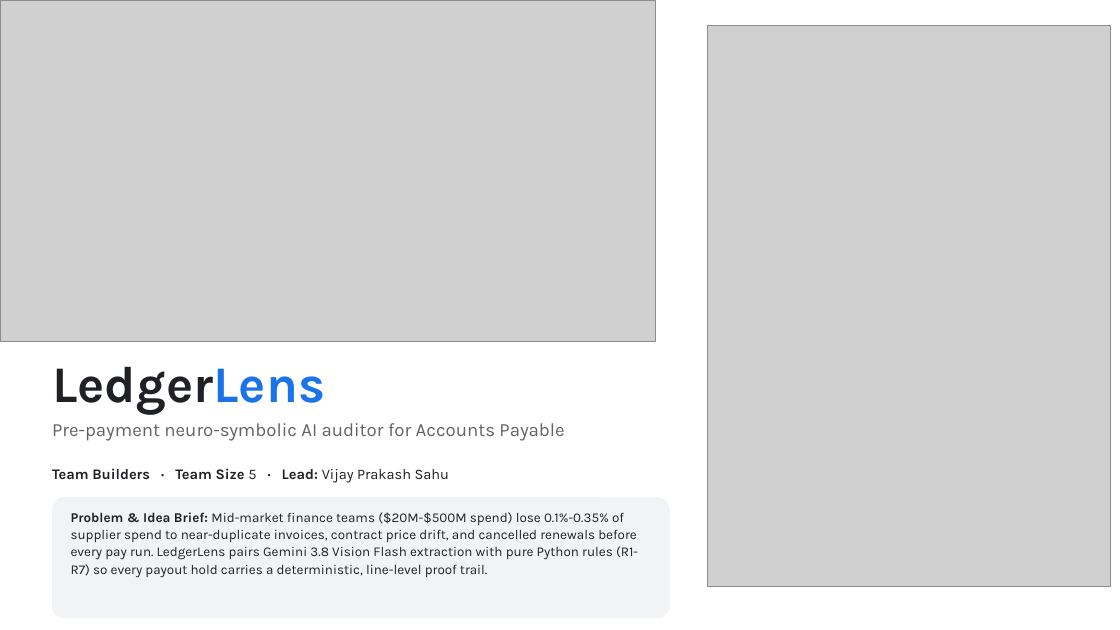
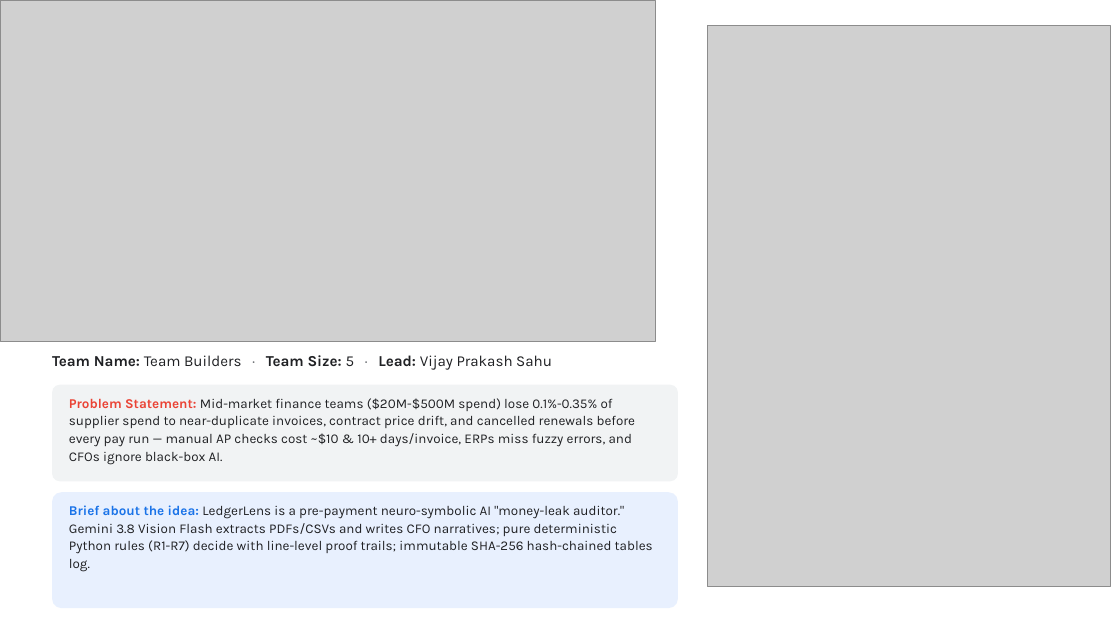
Before and after one commit to naughtynova69/LedgerLens-project, a slide deck: slide 1 of docs/presentation/LedgerLens_Startup_Buildathon_Submission.pptx. Drawn at 1120x630 pixels with LibreOffice and Linux fonts; fonts in the diff are those of the drawing; grey boxes stand for pictures. Boxes give left, top, right and bottom in pixels: in the first picture for what was removed or moved away, otherwise in the second. Text is boxed around its words. In the diff, an @@ line names an element or a change of style, - is before the commit and + after.

Commit message:
docs(presentation): align PPTX strictly to 12-slide Buildathon Prototype Submission template

```diff
--- a/docs/presentation/LedgerLens_Startup_Buildathon_Submission.pptx
+++ b/docs/presentation/LedgerLens_Startup_Buildathon_Submission.pptx
@@ text at (52, 355, 552, 370): text changed; size 12.5 to 13 pt; bold off @@
-Team Builders · Team Size 5 · Lead: Vijay Prakash Sahu
+Team Name: Team Builders · Team Size: 5 · Lead: Vijay Prakash Sahu
@@ rounded rectangle: place and size @@
-rounded rectangle at (52, 423, 564, 441)
+rounded rectangle at (52, 385, 678, 481)
@@ rounded rectangle at (52, 385, 678, 481): fill none to #F1F3F4 @@
@@ text removed at (52, 366, 325, 415) @@
-LedgerLens
@@ text added at (69, 398, 636, 464), 11.5 pt, text #202124 @@
+Problem Statement: Mid-market finance teams ($20M-$500M spend) lose 0.1%-0.35% of supplier spend to near-duplicate invoices, contract price drift, and cancelled renewals before every pay run — manual AP checks cost ~$10 & 10+ days/invoice, ERPs miss fuzzy errors, and CFOs ignore black-box AI.
@@ text in rounded rectangle at (52, 423, 564, 441): text removed @@
-Pre-payment neuro-symbolic AI auditor for Accounts Payable
@@ rounded rectangle: place and size @@
-rounded rectangle at (52, 497, 670, 618)
+rounded rectangle at (52, 492, 678, 608)
@@ rounded rectangle at (52, 492, 678, 608): fill #F1F3F4 to #E8F0FE; proportions changed @@
@@ text at (69, 505, 653, 572): text changed @@
-Problem & Idea Brief: Mid-market finance teams ($20M-$500M spend) lose 0.1%-0.35% of supplier spend to near-duplicate invoices, contract price drift, and cancelled renewals before every pay run. LedgerLens pairs Gemini 3.8 Vision Flash extraction with pure Python rules (R1-R7) so every payout hold carries a deterministic, line-level proof trail.
+Brief about the idea: LedgerLens is a pre-payment neuro-symbolic AI "money-leak auditor." Gemini 3.8 Vision Flash extracts PDFs/CSVs and writes CFO narratives; pure deterministic Python rules (R1-R7) decide with line-level proof trails; immutable SHA-256 hash-chained tables log.
```
Also in this commit, not shown: 5 other slides changed, 5 slides added, 3 slides removed, 1 other file.
